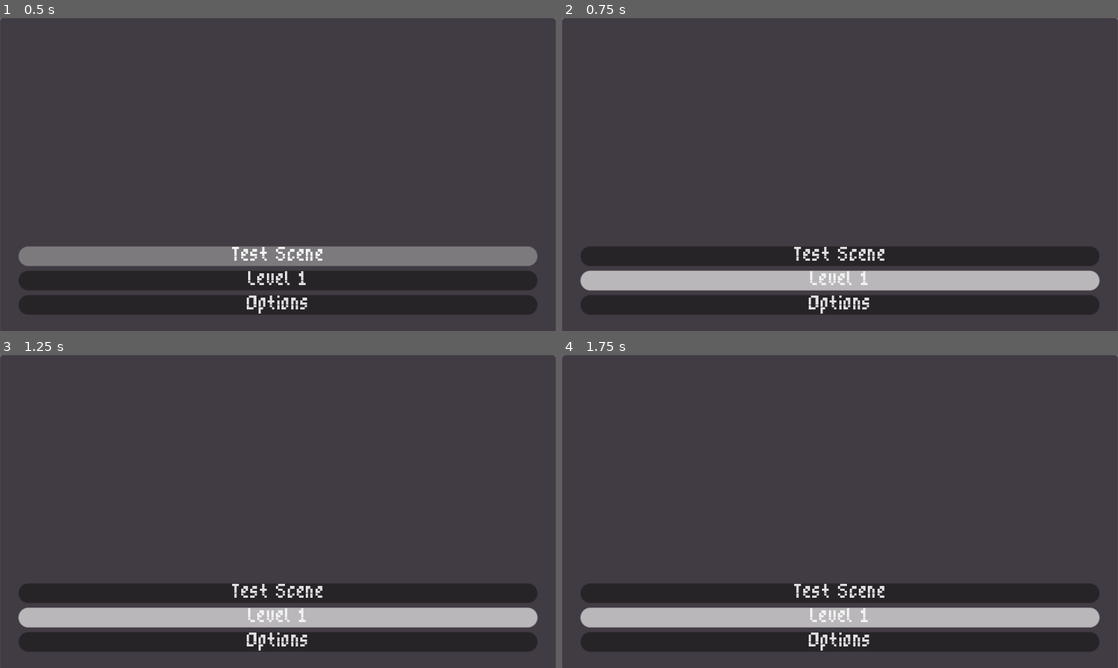
Above: before the commit, frames 1-4 (two rows, left to right).
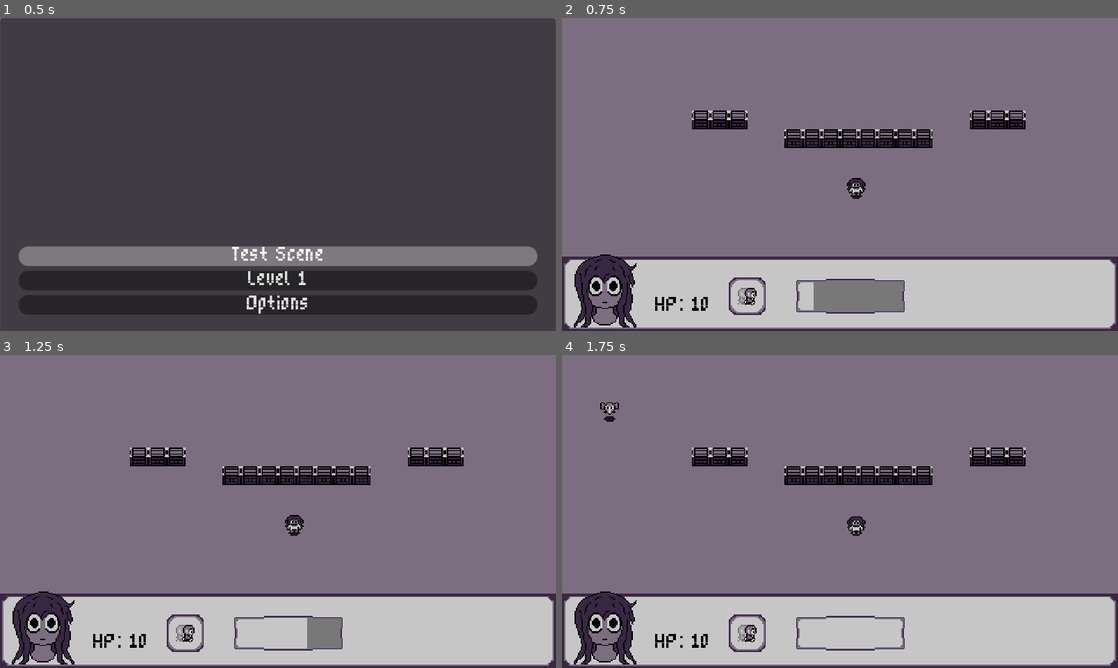
Above: after the commit, the same moments.

Repository: SantiagoBoscan07/Project-Cypher
Game: Godot game, scene res://Scenes/Menu/menu.tscn
Two runs of this game, one before a commit and one after it. Both use one fixed random seed, a clock stepped at 60 frames per second and the inputs below.
Inputs (mouse positions are in pixels of both pictures, inside the frame that each line leads up to):
- Up to frame 1 (0.5 s): no input
- Up to frame 2 (0.75 s): click "Level 1" at 0.5 s
- Up to frame 3 (1.25 s): no input
- Up to frame 4 (1.75 s): click (840, 617) at 1.25 s, where only the run before the commit has a clickable "Level 1"

Frame 1 is identical in both runs. In frame 2, 94% of the frame differs, in the area x 0-100%, y 0-100%; in frame 3, 94%; in frame 4, 93%.

Commit message:
fix level select

Diff:
--- a/project-cypher/Scripts/Enemy/EntryState.gd
+++ b/project-cypher/Scripts/Enemy/EntryState.gd
@@ -7,7 +7,7 @@
 var entryTimerTime: float
 
 func enter():
-	entryTimerTime = randf_range(0.5, 0.8)
+	entryTimerTime = randf_range(0.2, 0.5)
 	entryTimer.wait_time = entryTimerTime
 	entryTimer.start()
 
--- a/project-cypher/Scripts/Menu/Menu.gd
+++ b/project-cypher/Scripts/Menu/Menu.gd
@@ -24,4 +24,4 @@
 
 
 func _on_play_game_2_pressed() -> void:
-	get_tree().change_scene_to_file("res://Scenes/Levels/level1.tscn")
+	get_tree().change_scene_to_file("res://Scenes/Levels/levelTemp.tscn")
